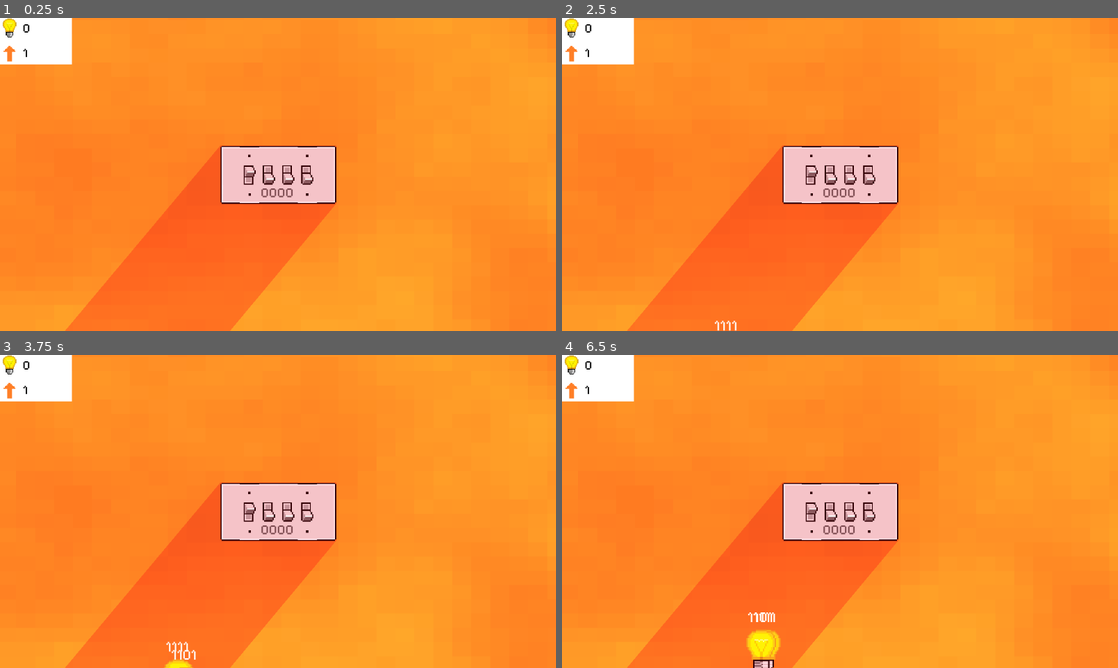
Above: before the commit, frames 1-4 (two rows, left to right).
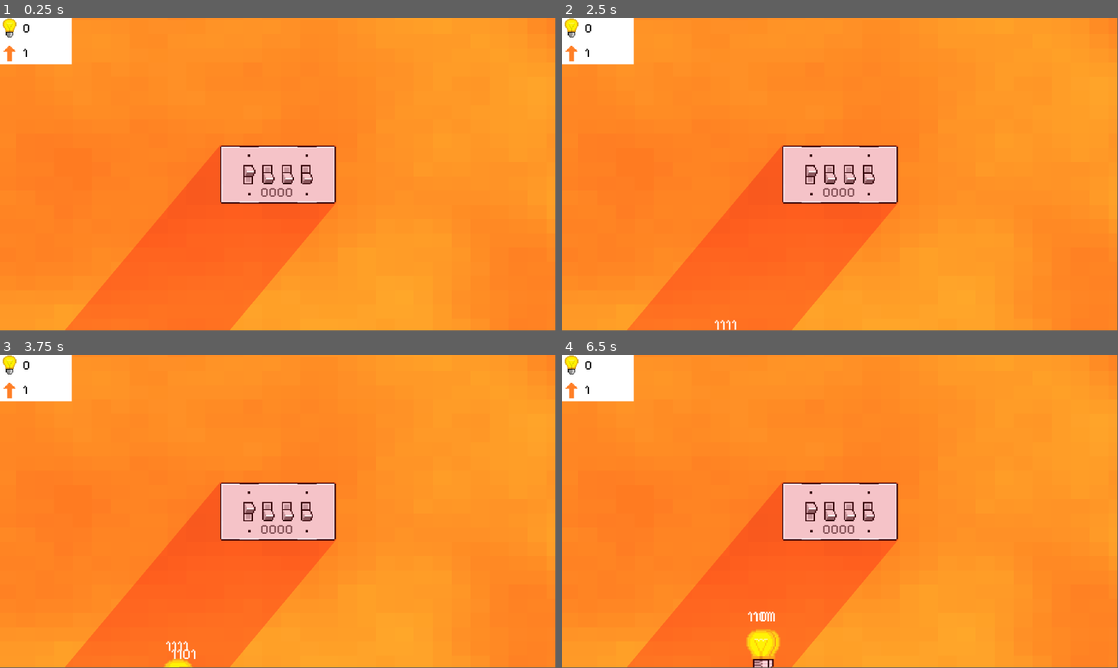
Above: after the commit, the same moments.

Repository: Xtrrae/switch-defense
Game: Godot game, scene res://scenes/game.tscn
Same seed, same stepped clock (60 frames per second), same inputs: the game is played once before the commit and once after it.
Inputs:
- Up to frame 1 (0.25 s): no input
- Up to frame 2 (2.5 s): tap Enter at 0.5, 2 s; tap Space at 1.25 s
- Up to frame 3 (3.75 s): no input
- Up to frame 4 (6.5 s): no input
In our replay, the window is 800x450 before the commit and 799x449 after it. These sizes can differ from the game's own. Grey fills any space a smaller window leaves; there, only what the larger window draws over its background counts as a difference.

The runs differ from the first frame. In frame 1, 0.9% of the frame differs, in the area x 0-100%, y 0-100%; in frame 2, 1.0%; in frame 3, 1.1%; in frame 4, 1.2%.

Commit message:
revert window size overrides

Diff:
--- a/switch-defence/project.godot
+++ b/switch-defence/project.godot
@@ -18,12 +18,6 @@
 [autoload]
 
 PlayerStats="*uid://dbsecmw7mieew"
-
-[display]
-
-window/size/window_width_override=2560
-window/size/window_height_override=1440
-window/stretch/mode="viewport"
 
 [input]
 
